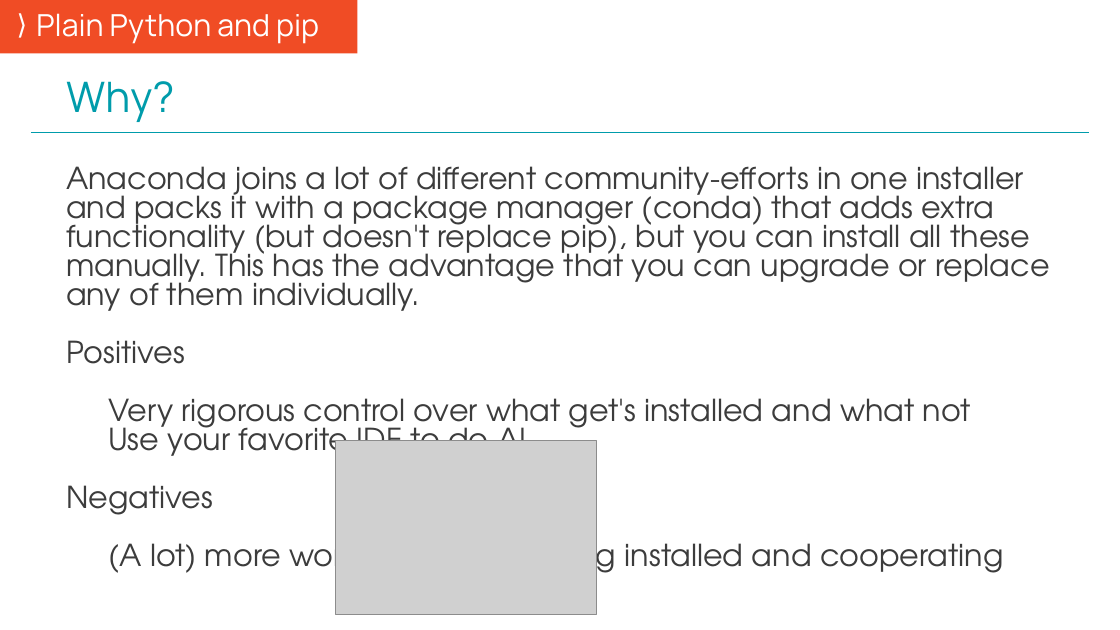
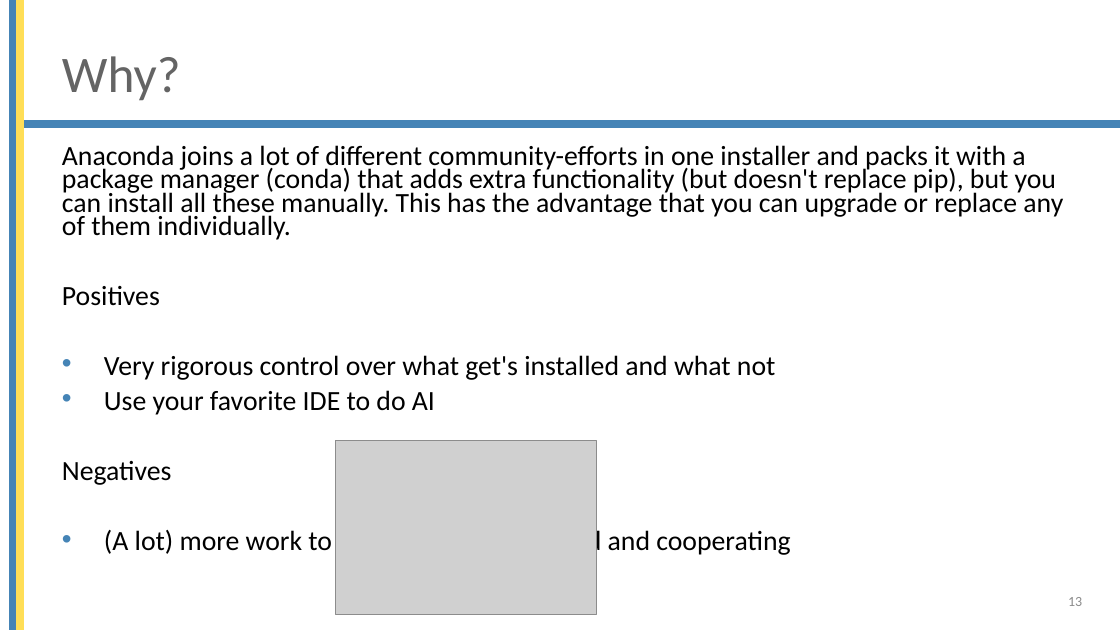
Before and after one commit to mjochen/Cello_AI, a slide deck: slide 13 of ppts/2 - Working environment overview.pptx. Drawn at 1120x630 pixels with LibreOffice and Linux fonts; fonts in the diff are those of the drawing; grey boxes stand for pictures; background and template pictures are left out. Boxes give left, top, right and bottom in pixels: in the first picture for what was removed or moved away, otherwise in the second. Text is boxed around its words. In the diff, an @@ line names an element or a change of style, - is before the commit and + after.

```diff
--- a/ppts/2 - Working environment overview.pptx
+++ b/ppts/2 - Working environment overview.pptx
@@ text removed at <box>0,0,358,54</box> @@
-⟩ Plain Python and pip
@@ rectangle added at <box>10,0,17,630</box>, fill #4584B6, outline #4584B6 1 pt @@
@@ rectangle added at <box>17,0,24,630</box>, fill #FFDE57, outline #FFDE57 1 pt @@
@@ title "Why?": place and size @@
-title "Why?" at <box>66,81,174,122</box>
+title "Why?" at <box>62,56,181,101</box>
@@ title "Why?" at <box>62,56,181,101</box>: size 36 to 44 pt, font Manrope to Calibri, text colour #009CAB to #646464; vertical alignment bottom to middle @@
@@ rectangle added at <box>16,121,1120,127</box>, fill #4584B6, outline #4584B6 1 pt @@
@@ line removed from (31, 132) to (1090, 132) @@
@@ text "Anaconda joins a lot of ...": place and size @@
-text "Anaconda joins a lot of ..." at <box>66,166,1049,581</box>
+text "Anaconda joins a lot of ..." at <box>62,145,1063,557</box>
@@ text "Anaconda joins a lot of ..." at <box>62,145,1063,557</box>: size 25.9 to 23.8 pt, font TeX Gyre Adventor to Calibri, text colour #3C3C3C to #000000; line spacing 0.8 to 0.7; more space between paragraphs; bullet colour #F04C25 to #4584B6 @@
@@ page number added at <box>1068,597,1082,606</box>, 12 pt, text #8C8C8C @@
+13
```
Also in this commit, not shown: 27 other slides changed, 5 other files.
